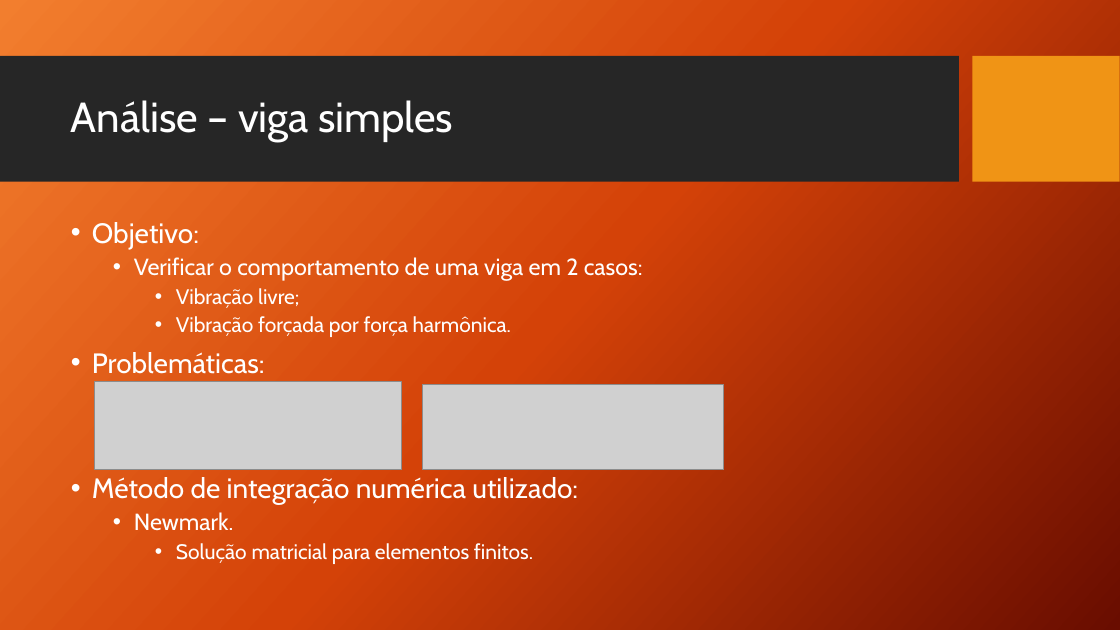
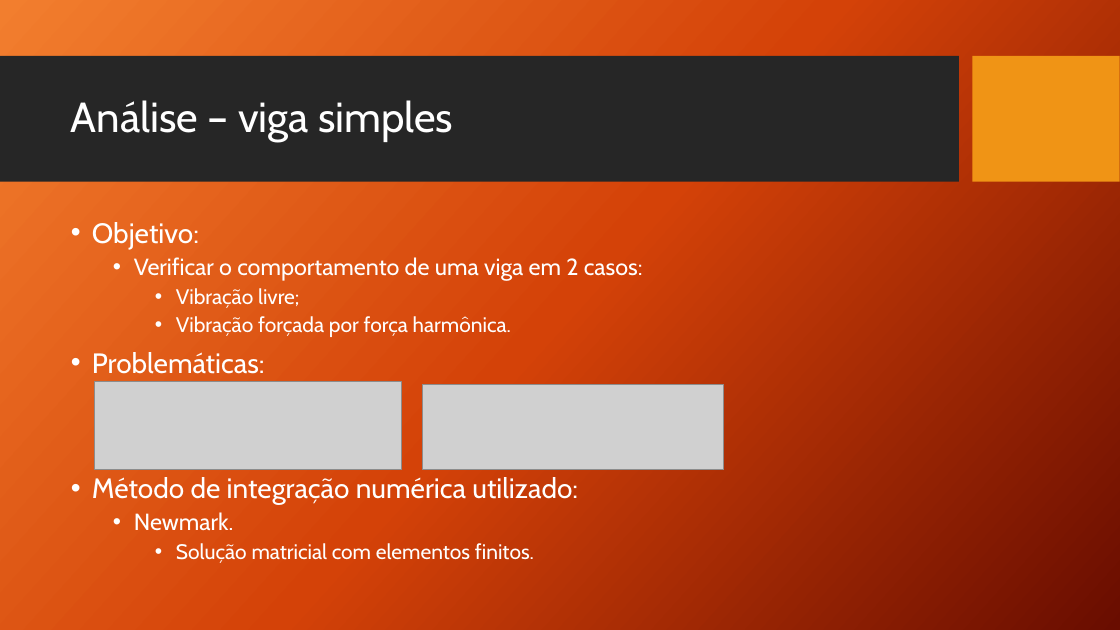
Before and after one commit to Meello/IC_Vibra-es, a slide deck: slide 8 of Apresentação/Iniciação científica em análise de vibrações em vigas.pptx (slide 6 before the commit). Drawn at 1120x630 pixels with LibreOffice and Linux fonts; fonts in the diff are those of the drawing; grey boxes stand for pictures; background and template pictures are left out. Boxes give left, top, right and bottom in pixels: in the first picture for what was removed or moved away, otherwise in the second. Text is boxed around its words. In the diff, an @@ line names an element or a change of style, - is before the commit and + after.

```diff
--- a/Apresentação/Iniciação científica em análise de vibrações em vigas.pptx
+++ b/Apresentação/Iniciação científica em análise de vibrações em vigas.pptx
@@ text at [176, 543, 534, 563]: text changed @@
-    • Solução matricial para elementos finitos.
+    • Solução matricial com elementos finitos.
```
Also in this commit, not shown: 3 other slides changed, 5 slides added, 3 other files.
